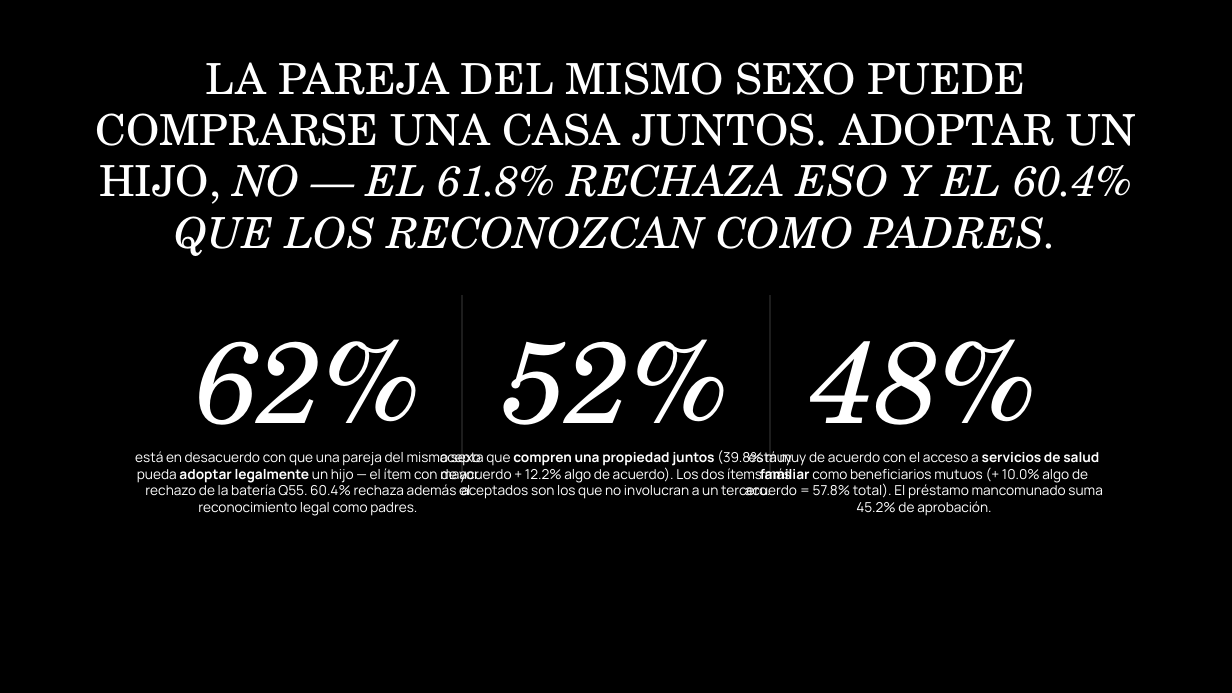
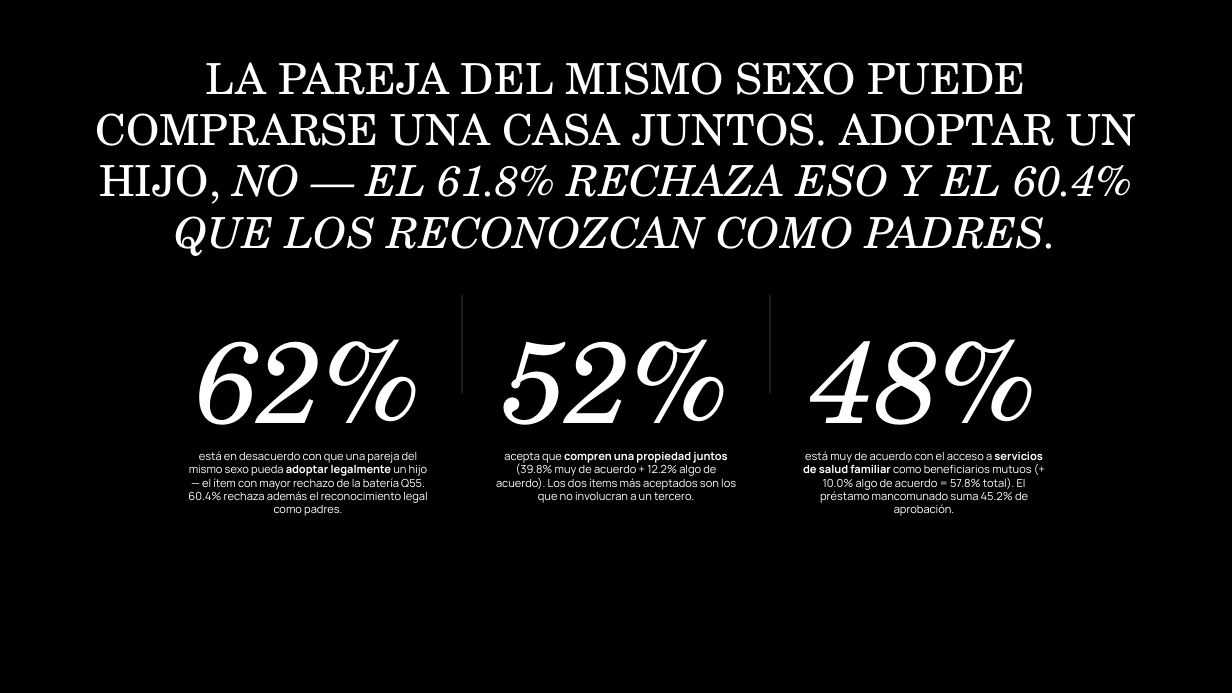
Before and after one commit to jeremyninja/c-digocasa-cerebro, a slide deck: slide 1 of Agentes Hallazgos/sistema-de-creencias-deck-flat.pptx. Drawn at 1232x693 pixels with LibreOffice and Linux fonts; fonts in the diff are those of the drawing. Boxes give left, top, right and bottom in pixels: in the first picture for what was removed or moved away, otherwise in the second. Text is boxed around its words. In the diff, an @@ line names an element or a change of style, - is before the commit and + after.

```diff
--- a/Agentes Hallazgos/sistema-de-creencias-deck-flat.pptx
+++ b/Agentes Hallazgos/sistema-de-creencias-deck-flat.pptx
@@ rectangle resized from (x1=461, y1=295, x2=463, y2=474) to (x1=461, y1=295, x2=463, y2=393) @@
@@ rectangle resized from (x1=769, y1=295, x2=771, y2=474) to (x1=769, y1=295, x2=771, y2=393) @@
@@ text "está en desacuerdo con que ..." moved from (x1=135, y1=451, x2=481, y2=516) to (x1=188, y1=451, x2=428, y2=516) @@
@@ text "acepta que compren una propiedad ..." moved from (x1=440, y1=450, x2=807, y2=499) to (x1=496, y1=452, x2=736, y2=503) @@
@@ size 16 to 13 pt in 3 elements at (x1=188, y1=451, x2=428, y2=516), (x1=496, y1=452, x2=736, y2=503), (x1=803, y1=451, x2=1042, y2=516) @@
@@ text "está muy de acuerdo con ..." moved from (x1=745, y1=451, x2=1102, y2=516) to (x1=803, y1=451, x2=1042, y2=516) @@
```
Also in this commit, not shown: 10 other slides changed, 4 other files.
